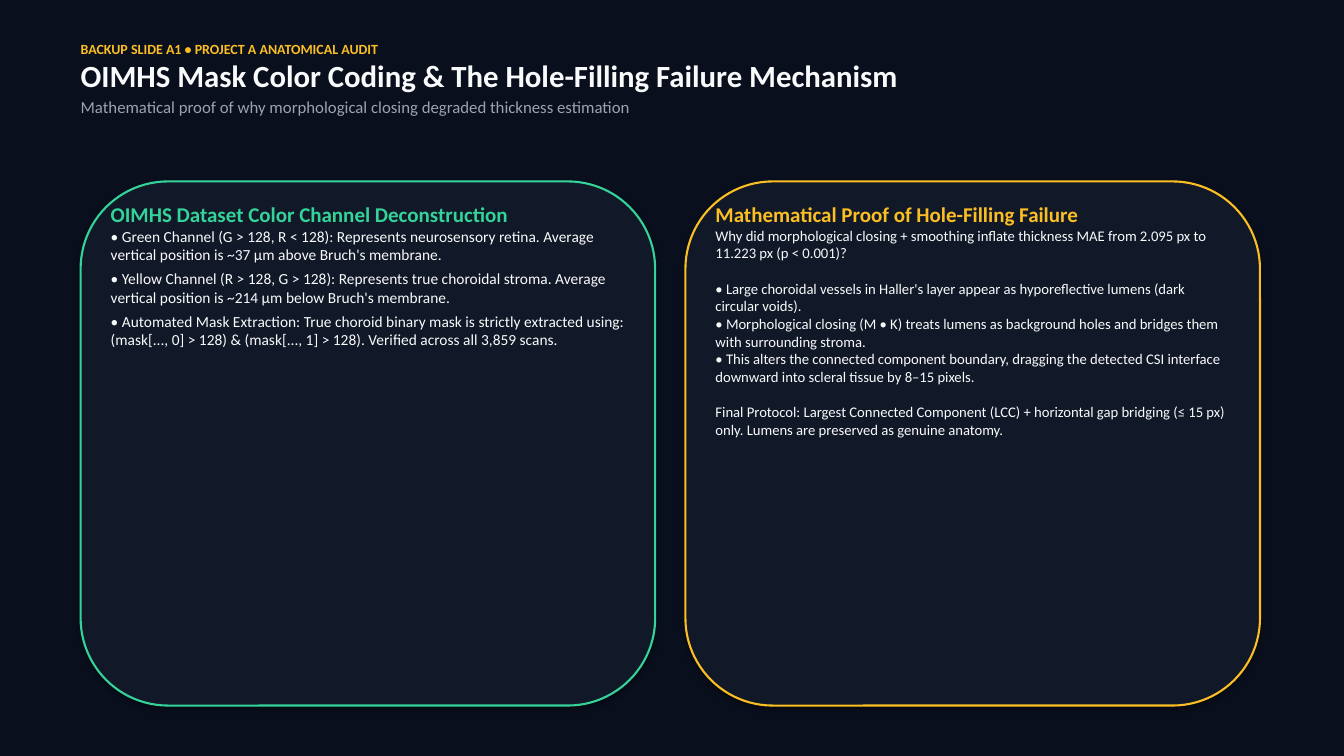
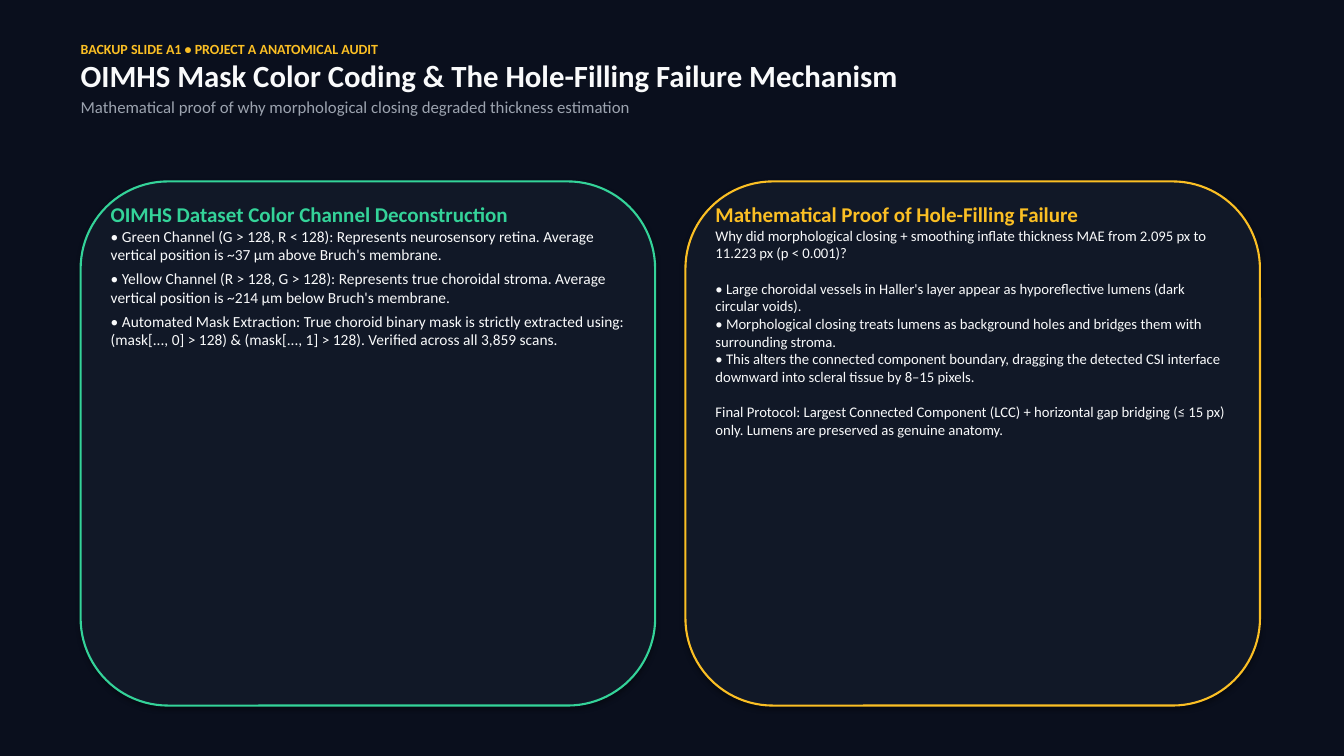
Before and after one commit to AdityaSahrawat/quantum-medical-image-classification, a slide deck: slide 16 of presentation/combined_presentation.pptx. Drawn at 1344x756 pixels with LibreOffice and Linux fonts; fonts in the diff are those of the drawing. Boxes give left, top, right and bottom in pixels: in the first picture for what was removed or moved away, otherwise in the second. Text is boxed around its words. In the diff, an @@ line names an element or a change of style, - is before the commit and + after.

```diff
--- a/presentation/combined_presentation.pptx
+++ b/presentation/combined_presentation.pptx
@@ text at <box>715,230,1224,438</box>: text changed @@
-Why did morphological closing + smoothing inflate thickness MAE from 2.095 px to 11.223 px (p < 0.001)?
-• Large choroidal vessels in Haller's layer appear as hyporeflective lumens (dark circular voids).
-• Morphological closing (M • K) treats lumens as background holes and bridges them with surrounding stroma.
-• This alters the connected component boundary, dragging the detected CSI interface downward into scleral tissue by 8–15 pixels.
-Final Protocol: Largest Connected Component (LCC) + horizontal gap bridging (≤ 15 px) only. Lumens are preserved as genuine anatomy.
+Why did morphological closing + smoothing inflate thickness MAE from 2.095 px to 11.223 px (p < 0.001)?
+• Large choroidal vessels in Haller's layer appear as hyporeflective lumens (dark circular voids).
+• Morphological closing treats lumens as background holes and bridges them with surrounding stroma.
+• This alters the connected component boundary, dragging the detected CSI interface downward into scleral tissue by 8–15 pixels.
+Final Protocol: Largest Connected Component (LCC) + horizontal gap bridging (≤ 15 px) only. Lumens are preserved as genuine anatomy.
```
Also in this commit, not shown: 10 other slides changed, 6 other files.
